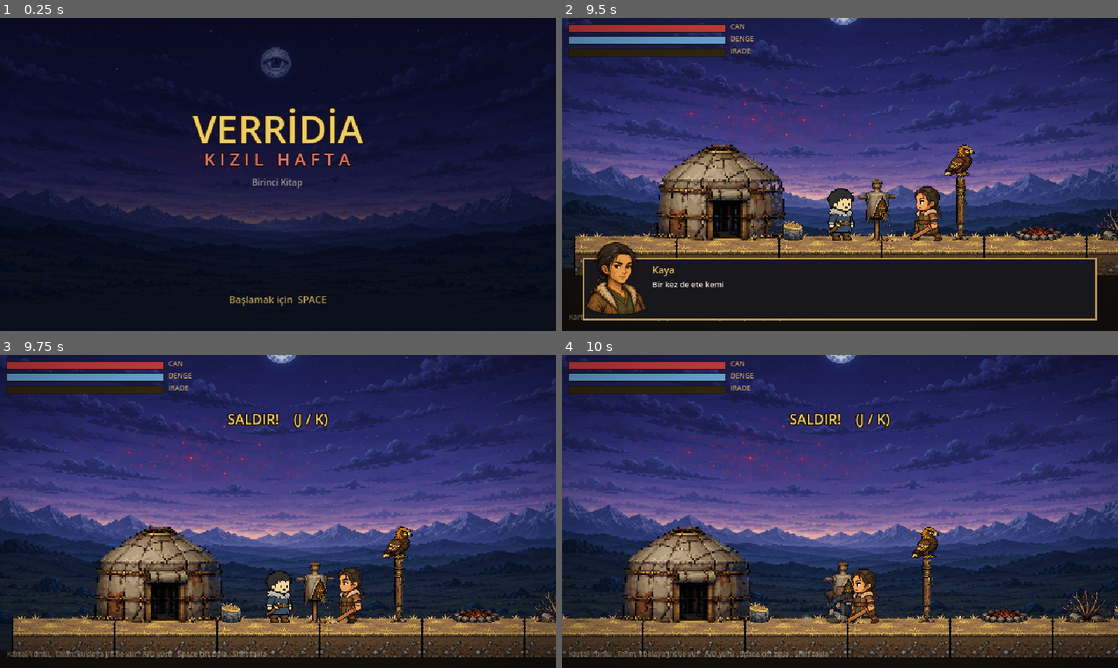
Above: before the commit, frames 1-4 (two rows, left to right).
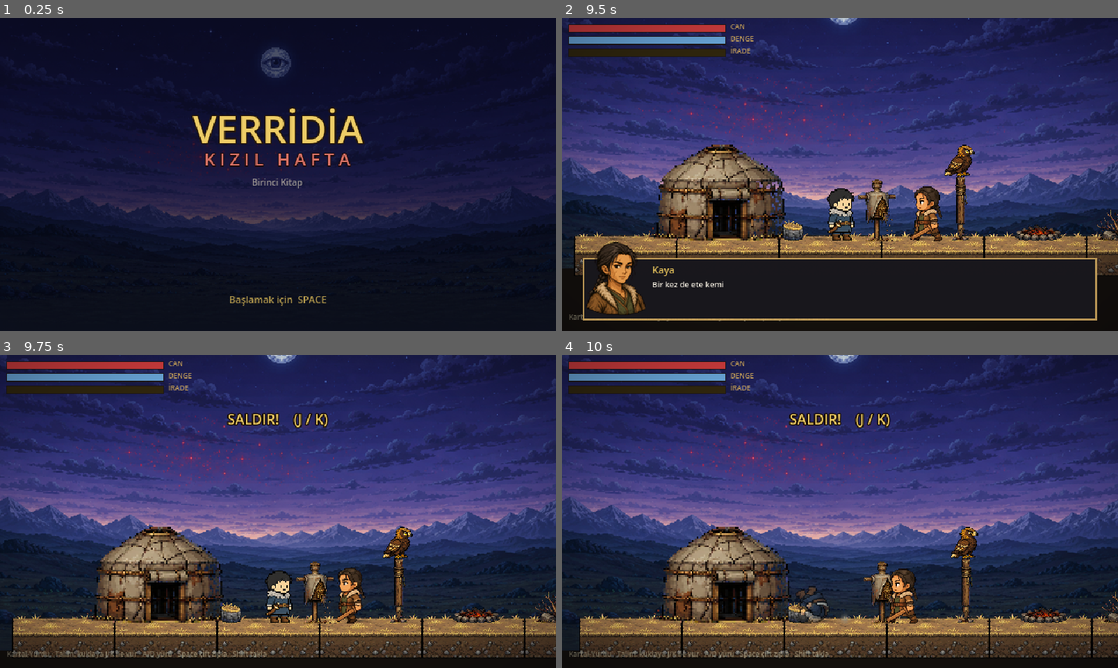
Above: after the commit, the same moments.

Repository: AhmetSoz/verridia
Game: Godot game, scene res://scenes/ui/baslik.tscn
The game is run twice, just before and just after one commit, with the same random seed, the same clock (stepped at 60 frames per second) and the same inputs.
Inputs:
- Up to frame 1 (0.25 s): no input
- Up to frame 2 (9.5 s): tap Enter (ui_accept) at 0.5, 0.77, 1.52, 3.02, 3.77, 4.52, 5.75, 6.02, 6.77, 7.52, 9.02 s; tap Shift (kacin) at 0.6, 1.55, 2.3, 3.05, 3.8, 4.35, 5.3, 6.05, 6.8, 7.55, 8.1, 9.05 s; tap S (egil) at 1.35, 8.85 s; hold E (etkilesim) 2.03-2.78 s; tap D (hareket_sag) at 2.85 s; tap A (hareket_sol) at 3.6 s; tap L (parry) at 5.1 s; tap K (saldiri_agir) at 5.85 s; tap J (saldiri_hafif) at 6.6 s; tap Space (zipla) at 7.35 s
- Up to frame 3 (9.75 s): hold E (etkilesim) from 9.53 s (still down)
- Up to frame 4 (10 s): keep holding E (etkilesim); tap Enter (ui_accept) at 9.77 s; tap Shift (kacin) at 9.8 s

Frames 1-3 are identical in both runs. In frame 4, 20% of the frame differs, in the area x 0-100%, y 0-97%.

Commit message:
feat(oyun): kaykilma/takla basilan yone (hem ileri hem geri); yonsuz kaykilma geri
Co-Authored-By: Claude Opus 4.8 <noreply@anthropic.com>

Diff:
--- a/game/scripts/movement/player_togan.gd
+++ b/game/scripts/movement/player_togan.gd
@@ -305,8 +305,14 @@
 	_kacinma_roll = roll
 	_duruma_gec(Durum.KACINMA)
 	var eksen := _girdi_ekseni()
-	var k_yon: float = eksen if absf(eksen) > 0.01 else float(yon)
-	velocity.x = signf(k_yon) * (kacinma_hizi if roll else hizli_kacinma_hizi)
+	var k_yon: float
+	if absf(eksen) > 0.01:
+		k_yon = signf(eksen)      # basılan yön: hem ileri hem geri
+	elif roll:
+		k_yon = float(yon)        # takla yönsüzse öne
+	else:
+		k_yon = float(-yon)       # hızlı kaykılma yönsüzse geri (kaçış)
+	velocity.x = k_yon * (kacinma_hizi if roll else hizli_kacinma_hizi)
 	velocity.y = 0.0
 	Fx.toz(global_position, 0.8 if roll else 0.5)
 
Binary file added: game/asset/togan/dusme.png
Not shown, added: game/asset/togan/dusme.png.import
